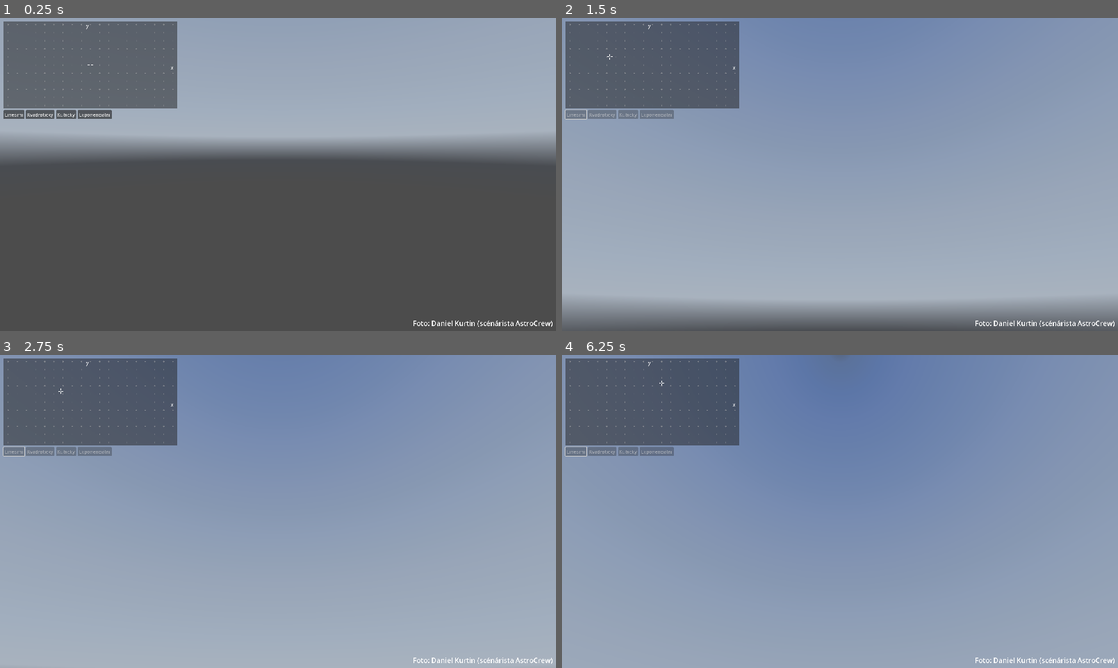
Above: before the commit, frames 1-4 (two rows, left to right).
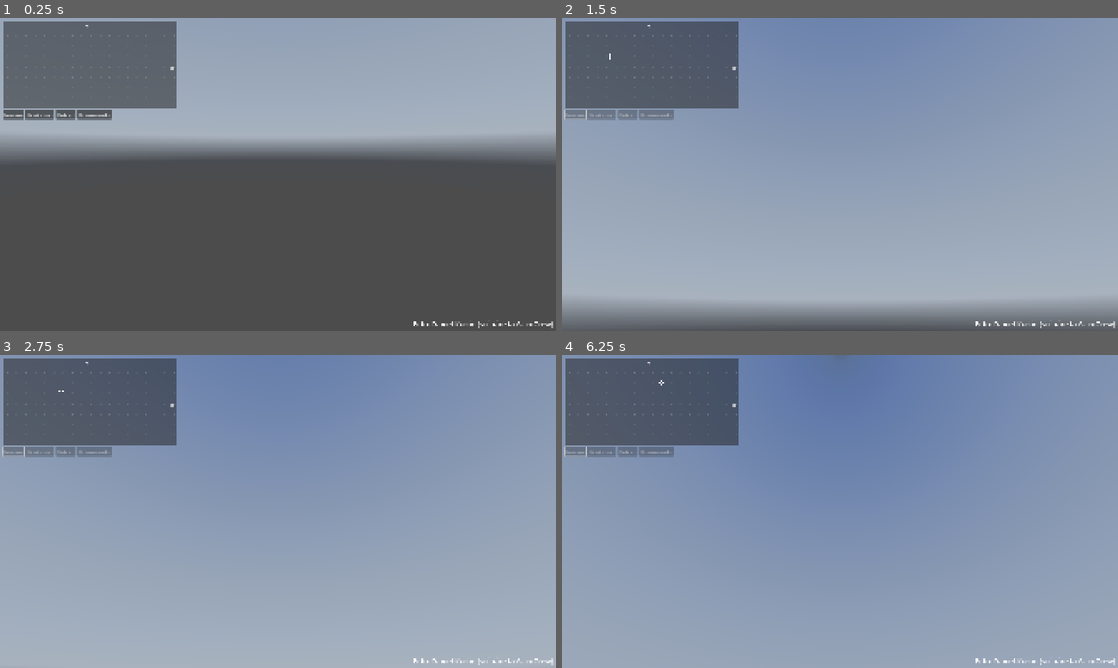
Above: after the commit, the same moments.

Repository: MadeByIToncek/maturitni_prace
Game: Godot game, scene res://main.tscn
The game is run twice, just before and just after one commit, with the same random seed, the same clock (stepped at 60 frames per second) and the same inputs. A sky picture missing from this copy of the repository is replaced by a grey-blue gradient.
Inputs (mouse positions are in pixels of both pictures, inside the frame that each line leads up to):
- Up to frame 1 (0.25 s): no input
- Up to frame 2 (1.5 s): click "Lineární" at 0.5 s; tap Enter at 1.25 s; move the mouse to (962, 158) at 1.27 s; click (962, 158) at 1.42 s
- Up to frame 3 (2.75 s): drag from (166, 527) to (250, 574) at 2.02 s
- Up to frame 4 (6.25 s): tap Space at 2.75, 4.25, 5.75 s; move the mouse to (895, 442) at 2.77 s; click (895, 442) at 2.92 s; tap Enter at 3.5, 5 s; drag from (812, 574) to (673, 464) at 3.52 s; move the mouse to (1006, 558) at 4.27 s; click (1006, 558) at 4.42 s; drag from (673, 464) to (756, 433) at 5.02 s; move the mouse to (867, 511) at 5.77 s; click (867, 511) at 5.92 s

The runs differ from the first frame. In frame 1, 0.7% of the frame differs, in the area x 0-100%, y 1-100%; in frame 2, 0.6%; in frame 3, 0.6%; in frame 4, 0.6%.

Commit message:
Updating demo to not use fixed resolution

Diff:
--- a/az-alt-space/main.tscn
+++ b/az-alt-space/main.tscn
@@ -38,9 +38,9 @@
 
 [node name="RichTextLabel" type="RichTextLabel" parent="CanvasLayer/Group/background"]
 layout_mode = 0
-offset_left = 13.0
+offset_left = 12.0
 offset_top = 3.0
-offset_right = 613.0
+offset_right = 612.0
 offset_bottom = 303.0
 theme_override_colors/default_color = Color(0.67451, 0.67451, 0.67451, 0.639216)
 theme_override_font_sizes/normal_font_size = 10
--- a/az-alt-space/project.godot
+++ b/az-alt-space/project.godot
@@ -20,7 +20,7 @@
 
 window/size/viewport_width=1920
 window/size/viewport_height=1080
-window/stretch/mode="viewport"
+window/stretch/mode="canvas_items"
 
 [dotnet]
 
Not shown, changed: az-alt-space/export_presets.cfg
